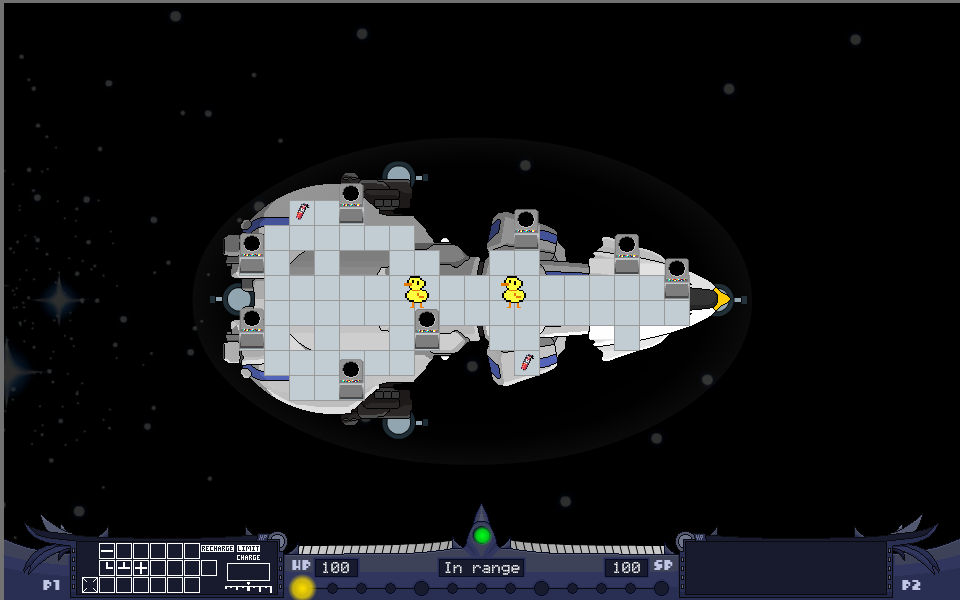
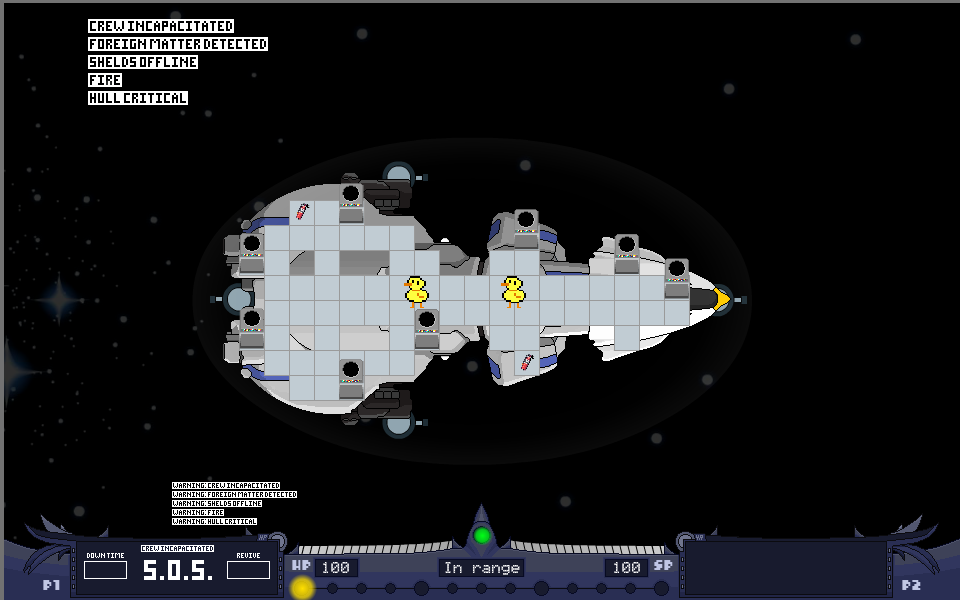
Layer changes from the first 960x600 image to the second:
added layer "alerts" above "TUT GROUP" over <box>88,19,297,525</box>
hid "mod reshields" over <box>82,543,272,593</box>
added layer "mod sos" in group "MODULE GROUP" over <box>84,545,270,580</box>
